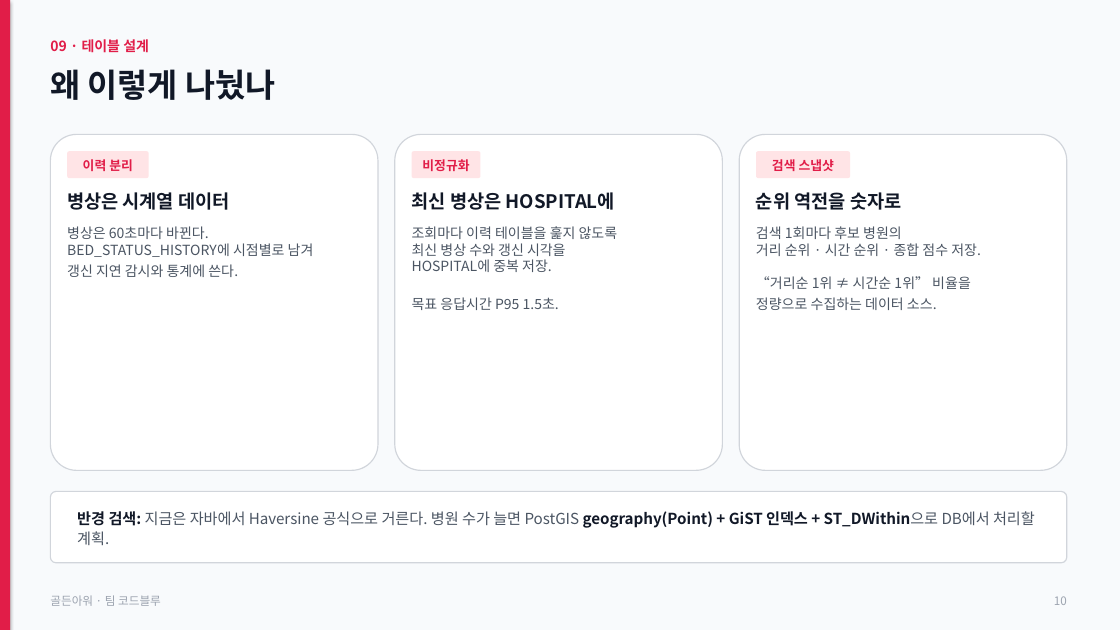
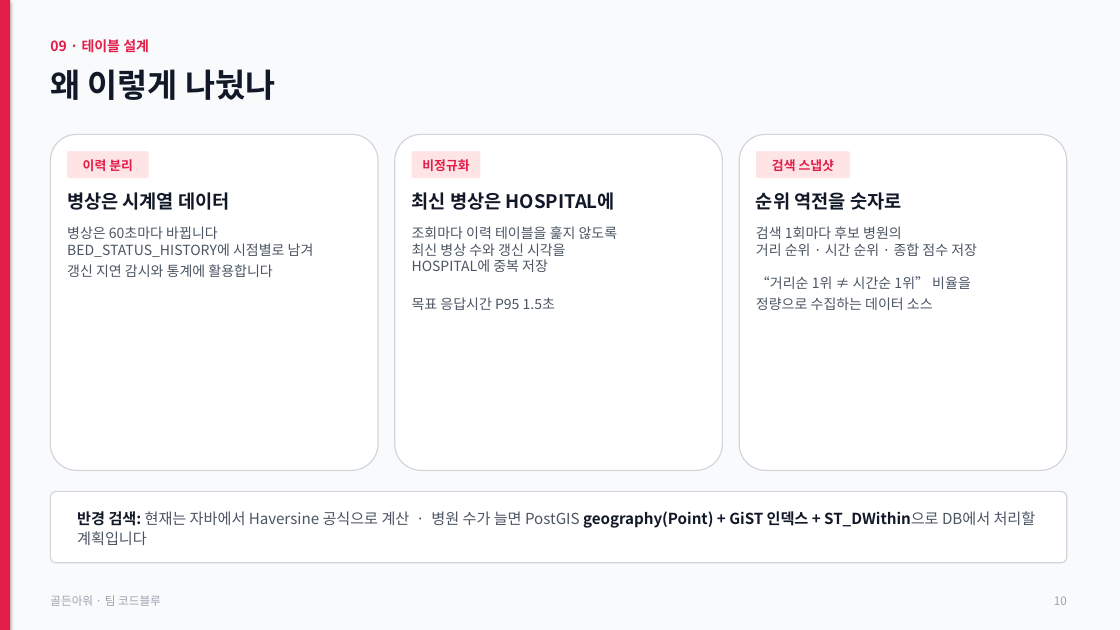
Before and after one commit to jhh1216/hourppt, a slide deck: slide 10 of golden-hour.pptx. Drawn at 1120x630 pixels with LibreOffice and Linux fonts; fonts in the diff are those of the drawing. Boxes give left, top, right and bottom in pixels: in the first picture for what was removed or moved away, otherwise in the second. Text is boxed around its words. In the diff, an @@ line names an element or a change of style, - is before the commit and + after.

```diff
--- a/golden-hour.pptx
+++ b/golden-hour.pptx
@@ text at bbox=[67, 226, 314, 277]: text changed @@
-병상은 60초마다 바뀐다.
-BED_STATUS_HISTORY에 시점별로 남겨
-갱신 지연 감시와 통계에 쓴다.
+병상은 60초마다 바뀝니다
+BED_STATUS_HISTORY에 시점별로 남겨
+갱신 지연 감시와 통계에 활용합니다
@@ text at bbox=[412, 226, 618, 310]: text changed @@
-조회마다 이력 테이블을 훑지 않도록
-최신 병상 수와 갱신 시각을
-HOSPITAL에 중복 저장.
-목표 응답시간 P95 1.5초.
+조회마다 이력 테이블을 훑지 않도록
+최신 병상 수와 갱신 시각을
+HOSPITAL에 중복 저장
+목표 응답시간 P95 1.5초
@@ text at bbox=[756, 226, 977, 310]: text changed @@
-검색 1회마다 후보 병원의
-거리 순위 · 시간 순위 · 종합 점수 저장.
-“거리순 1위 ≠ 시간순 1위” 비율을
-정량으로 수집하는 데이터 소스.
+검색 1회마다 후보 병원의
+거리 순위 · 시간 순위 · 종합 점수 저장
+“거리순 1위 ≠ 시간순 1위” 비율을
+정량으로 수집하는 데이터 소스
@@ text in rounded rectangle at bbox=[77, 511, 1036, 545]: text changed @@
-반경 검색: 지금은 자바에서 Haversine 공식으로 거른다. 병원 수가 늘면 PostGIS geography(Point) + GiST 인덱스 + ST_DWithin으로 DB에서 처리할 계획.
+반경 검색: 현재는 자바에서 Haversine 공식으로 계산 · 병원 수가 늘면 PostGIS geography(Point) + GiST 인덱스 + ST_DWithin으로 DB에서 처리할 계획입니다
```
Also in this commit, not shown: 12 other slides changed, 2 other files.
